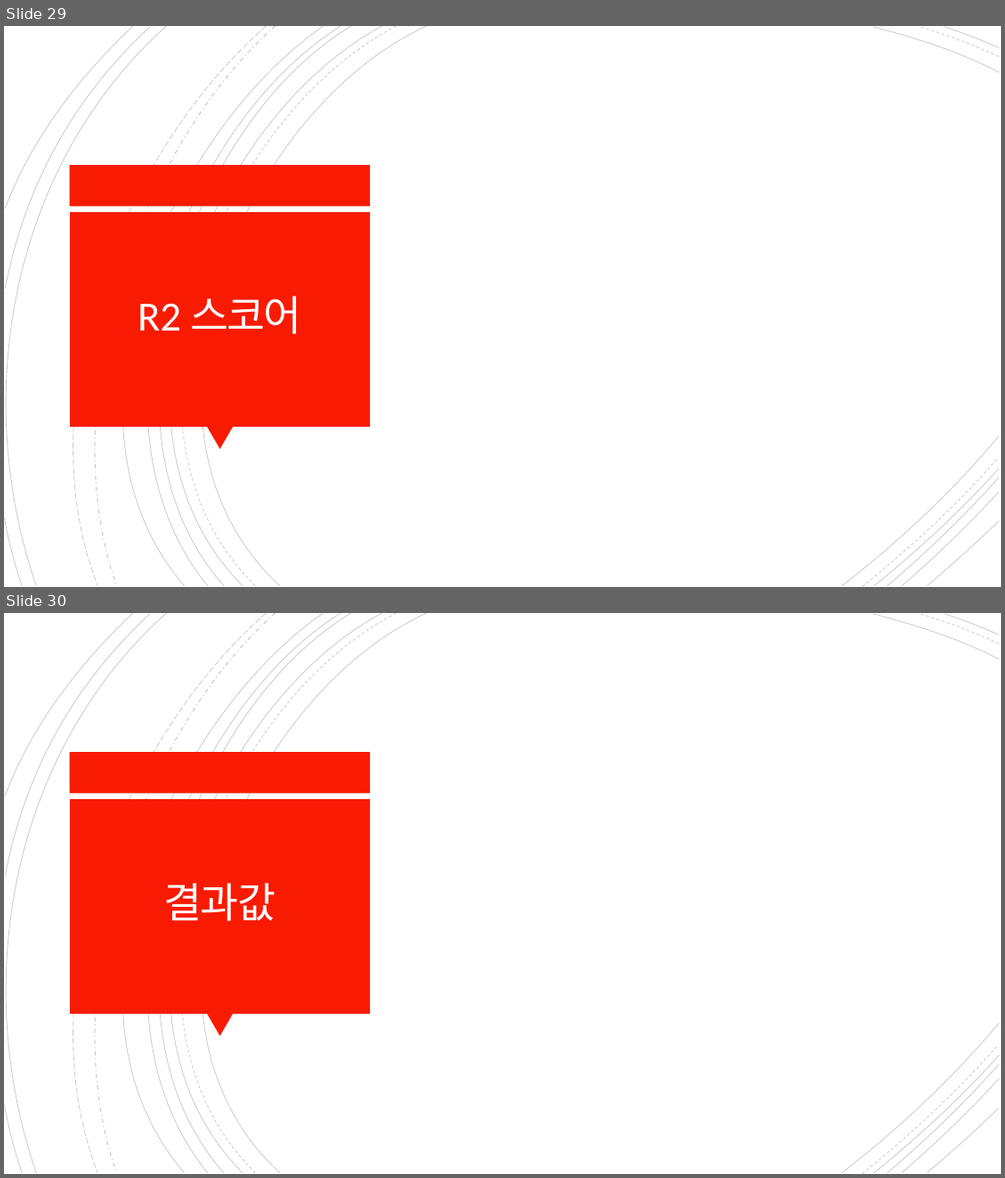
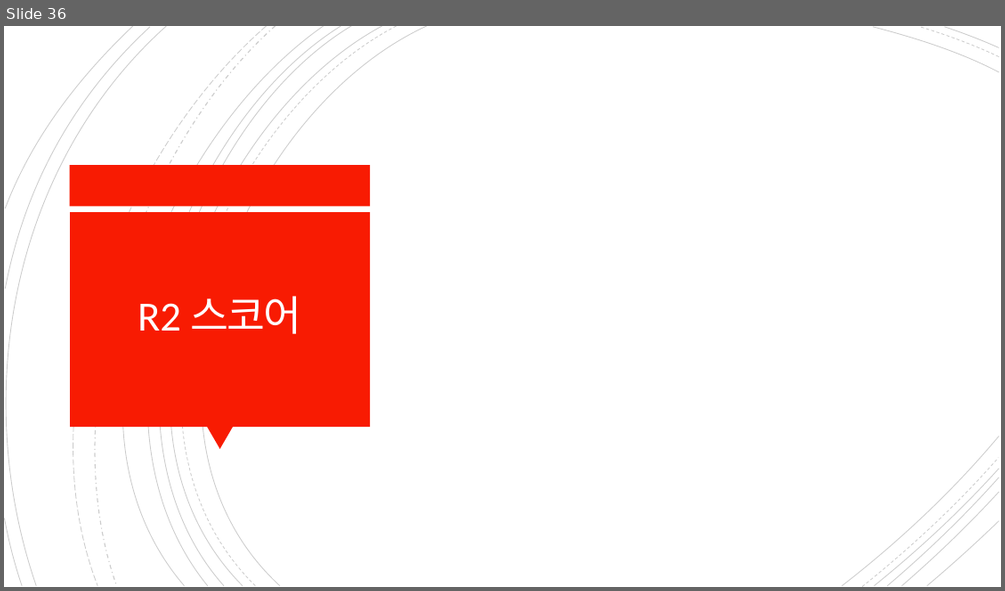
Before and after one commit to letcodesing/project, a slide deck: 개인1/발표용 파일/발표용.pptx. Shown one above the other, each under a label of ours: slides 29 and 30 before the commit, slide 36 after it. The pictures are 1005x1178 and 1005x591 pixels, drawn with LibreOffice and Linux fonts; fonts in the diff are those of the drawing. Boxes give left, top, right and bottom in pixels: in the first picture for what was removed or moved away, otherwise in the second. Text is boxed around its words. In the diff, an @@ line names an element or a change of style, - is before the commit and + after.

```diff
--- a/개인1/발표용 파일/발표용.pptx
+++ b/개인1/발표용 파일/발표용.pptx
@@ slide 30 removed at bbox=[4, 613, 1001, 1174], background #FFFFFF; not listed: 24 template elements that a slide beside it also shows @@
@@ title removed at bbox=[164, 883, 275, 921] @@
-결과값
@@ what was slide 29 is now slide 36 @@
```
Also in this commit, not shown: 1 slide changed, 3 slides added, 3 other slides removed, 3 other files.
